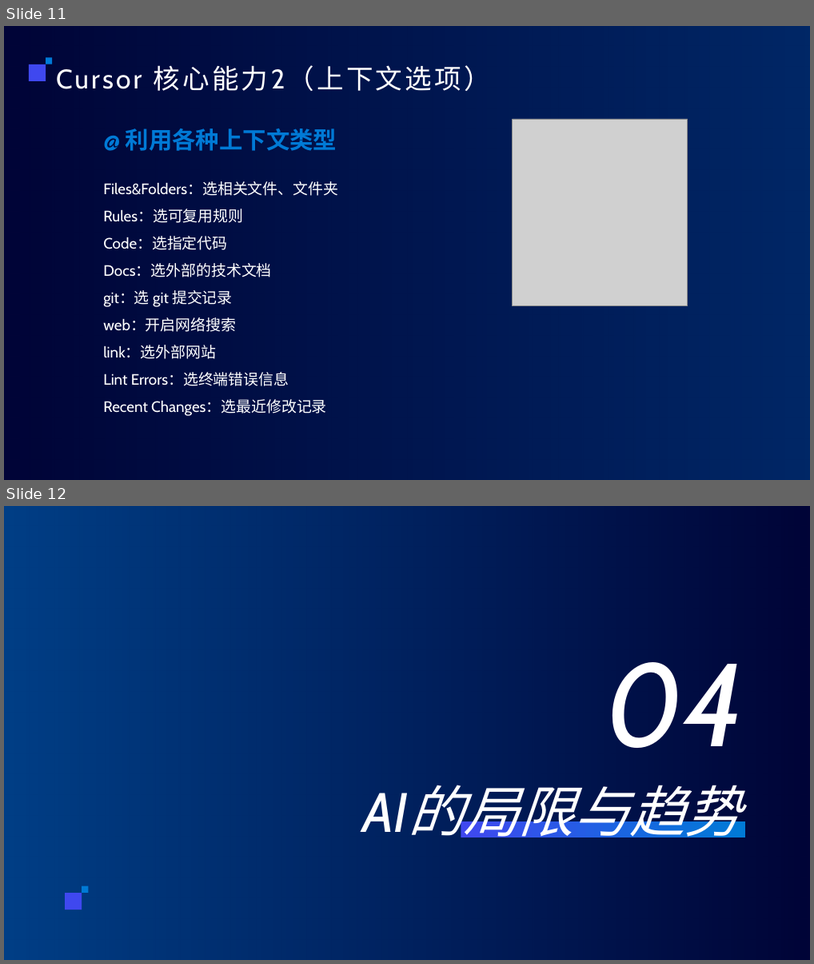
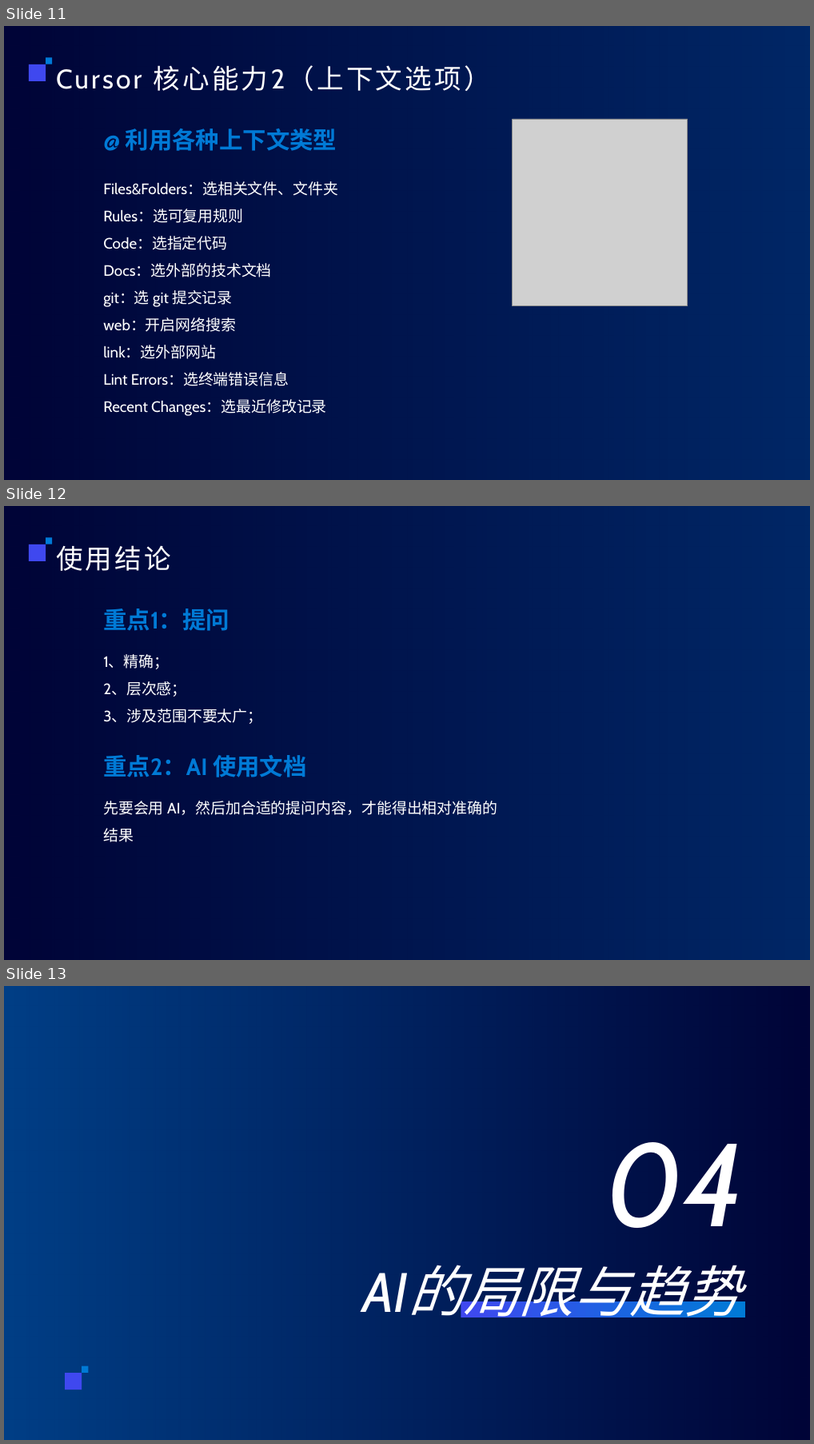
Before and after one commit to qq986063761/study, a slide deck: 分享/aiCode/ppt/AI编程.pptx. Shown one above the other, each under a label of ours: slides 11 and 12 before the commit, slides 11, 12 and 13 after it. The pictures are 814x964 and 814x1444 pixels, drawn with LibreOffice and Linux fonts; fonts in the diff are those of the drawing; grey boxes stand for pictures; background and template pictures are left out. Boxes give left, top, right and bottom in pixels: in the first picture for what was removed or moved away, otherwise in the second. Text is boxed around its words. In the diff, an @@ line names an element or a change of style, - is before the commit and + after.

```diff
--- a/分享/aiCode/ppt/AI编程.pptx
+++ b/分享/aiCode/ppt/AI编程.pptx
@@ slide 12 added at [4,506,810,960], background picture (left out); not listed: 3 template elements that a slide beside it also shows @@
@@ title added at [56,545,171,571], 32 pt, text #FFFFFF @@
+使用结论
@@ text added at [103,608,230,631], 28 pt, text #007AD6, bold @@
+重点1：提问
@@ text added at [103,654,262,724], 18 pt, text #FFFFFF @@
+1、精确；
+2、层次感；
+3、涉及范围不要太广；
@@ text added at [103,755,306,777], 28 pt, text #007AD6, bold @@
+重点2：AI 使用文档
@@ text added at [103,800,498,842], 18 pt, text #FFFFFF @@
+先要会用 AI，然后加合适的提问内容，才能得出相对准确的结果
@@ what was slide 12 is now slide 13 @@
```
Also in this commit, not shown: 1 other slide added, 1 slide removed, 3 other files.
